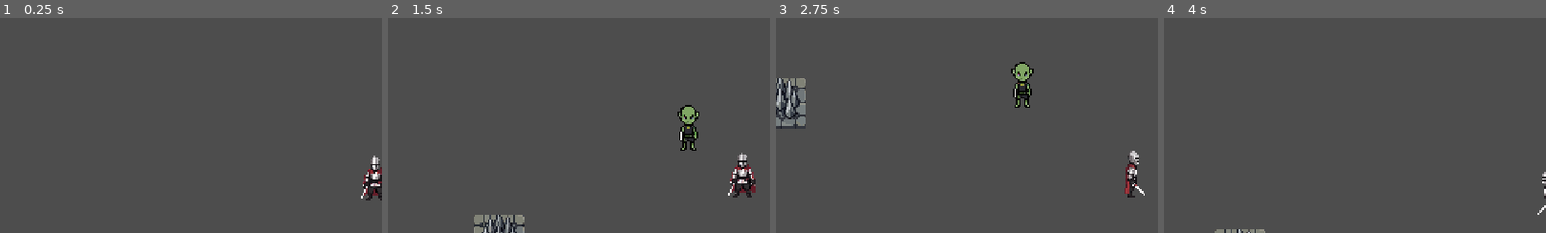
Above: before the commit, frames 1-4 (left to right).
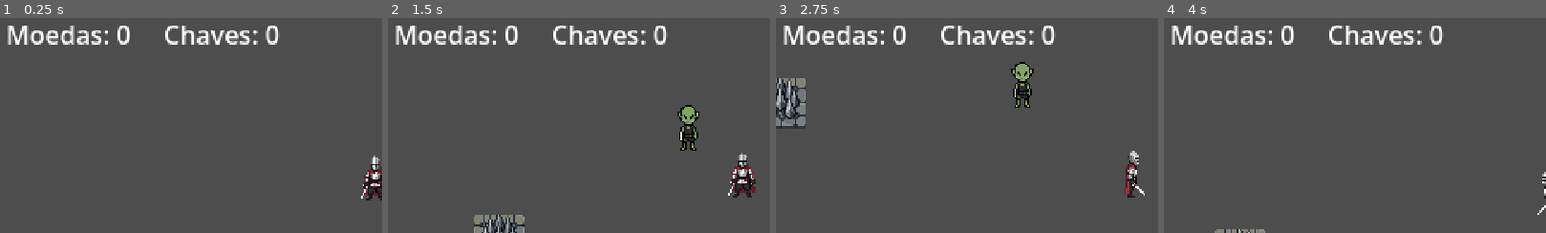
Above: after the commit, the same moments.

Repository: Rainer5259/holy-diver
Game: Godot game, scene res://scenes/levels/main_dungeon.tscn
Same seed, same stepped clock (60 frames per second), same inputs: the game is played once before the commit and once after it.
Inputs:
- Up to frame 1 (0.25 s): no input
- Up to frame 2 (1.5 s): hold D (move_right) 0.53-1.28 s; tap J (attack) at 0.6 s; hold S (move_down) from 1.28 s (still down); tap Space (dodge) at 1.35 s
- Up to frame 3 (2.75 s): release S (move_down) at 2.03 s; hold D (move_right) from 2.03 s (still down); tap E (interact) at 2.1 s
- Up to frame 4 (4 s): release D (move_right) at 2.78 s; hold W (move_up) 2.78-3.53 s; tap K (shoot) at 2.85 s; hold A (move_left) from 3.53 s (still down); tap J (attack) at 3.6 s
The pictures show only the part of the screen within x 1-51%, y 13-63%; the shares and areas given below are measured in that part.

The runs differ from the first frame. In frame 1, 2.7% of the frame differs, in the area x 2-74%, y 3-13%; in frame 2, 2.7%; in frame 3, 2.7%; in frame 4, 2.7%.

Commit message:
feat: implement coin and key counters in HUD

Diff:
--- a/scenes/levels/main_dungeon.tscn
+++ b/scenes/levels/main_dungeon.tscn
@@ -391,3 +391,15 @@
 max_value = 100.0
 value = 100.0
 show_percentage = false
+
+[node name="HBoxContainer" type="HBoxContainer" parent="HUD/MarginContainer/VBoxContainer"]
+layout_mode = 2
+theme_override_constants/separation = 20
+
+[node name="CoinLabel" type="Label" parent="HUD/MarginContainer/VBoxContainer/HBoxContainer"]
+layout_mode = 2
+text = "Moedas: 0"
+
+[node name="KeyLabel" type="Label" parent="HUD/MarginContainer/VBoxContainer/HBoxContainer"]
+layout_mode = 2
+text = "Chaves: 0"
--- a/scripts/autoloads/game_events.gd
+++ b/scripts/autoloads/game_events.gd
@@ -13,6 +13,8 @@
 signal entrance_opened(entrance_id: StringName)
 signal entrance_closed(entrance_id: StringName)
 signal key_collected()
+signal coins_changed(new_amount: int)
+signal keys_changed(new_amount: int)
 signal chest_opened(chest_id: StringName)
 signal object_broken(object_id: StringName)
 signal bonfire_rested()
--- a/scripts/autoloads/game_manager.gd
+++ b/scripts/autoloads/game_manager.gd
@@ -10,7 +10,16 @@
 var current_stamina: float = 100.0
 
 # ── Progression ──────────────────────────────────────────────────────────────
-var coins: int = 0
+var coins: int = 0:
+	set(value):
+		coins = value
+		GameEvents.coins_changed.emit(coins)
+
+var keys: int = 0:
+	set(value):
+		keys = value
+		GameEvents.keys_changed.emit(keys)
+
 var level: int = 1
 
 # ── Persistence ──────────────────────────────────────────────────────────────
--- a/scripts/interactables/chest.gd
+++ b/scripts/interactables/chest.gd
@@ -12,20 +12,12 @@
 @export var texture_closed: Texture2D
 @export var texture_open: Texture2D
 
-var _has_key: bool = false
-
-
-func _ready() -> void:
-	GameEvents.key_collected.connect(_on_key_collected)
-
-
-func _on_key_collected() -> void:
-	_has_key = true
-
 
 func _on_interact(instigator: Node2D) -> void:
-	if requires_key and not _has_key:
-		return
+	if requires_key:
+		if GameManager.keys <= 0:
+			return
+		GameManager.keys -= 1
 
 	if sprite and texture_open:
 		sprite.texture = texture_open
--- a/scripts/interactables/key_item.gd
+++ b/scripts/interactables/key_item.gd
@@ -18,6 +18,7 @@
 func _on_body_entered(body: Node2D) -> void:
 	if not body.is_in_group(&"player"):
 		return
+	GameManager.keys += 1
 	GameEvents.key_collected.emit()
 	set_deferred("monitoring", false)
 
--- a/scripts/ui/health_bar.gd
+++ b/scripts/ui/health_bar.gd
@@ -4,11 +4,29 @@
 
 @onready var bar: ProgressBar = $MarginContainer/VBoxContainer/HealthBar
 @onready var damage_bar: ProgressBar = $MarginContainer/VBoxContainer/DamageBar
+@onready var coin_label: Label = $MarginContainer/VBoxContainer/HBoxContainer/CoinLabel
+@onready var key_label: Label = $MarginContainer/VBoxContainer/HBoxContainer/KeyLabel
 
 
 func _ready() -> void:
 	GameEvents.player_health_changed.connect(_on_health_changed)
 	GameEvents.player_died.connect(_on_player_died)
+	GameEvents.coins_changed.connect(_on_coins_changed)
+	GameEvents.keys_changed.connect(_on_keys_changed)
+
+	# Initial values
+	_on_coins_changed(GameManager.coins)
+	_on_keys_changed(GameManager.keys)
+
+
+func _on_coins_changed(new_amount: int) -> void:
+	if coin_label:
+		coin_label.text = "Moedas: " + str(new_amount)
+
+
+func _on_keys_changed(new_amount: int) -> void:
+	if key_label:
+		key_label.text = "Chaves: " + str(new_amount)
 
 
 func _on_health_changed(current: int, maximum: int) -> void:
Not shown, changed: GEMINI.md
